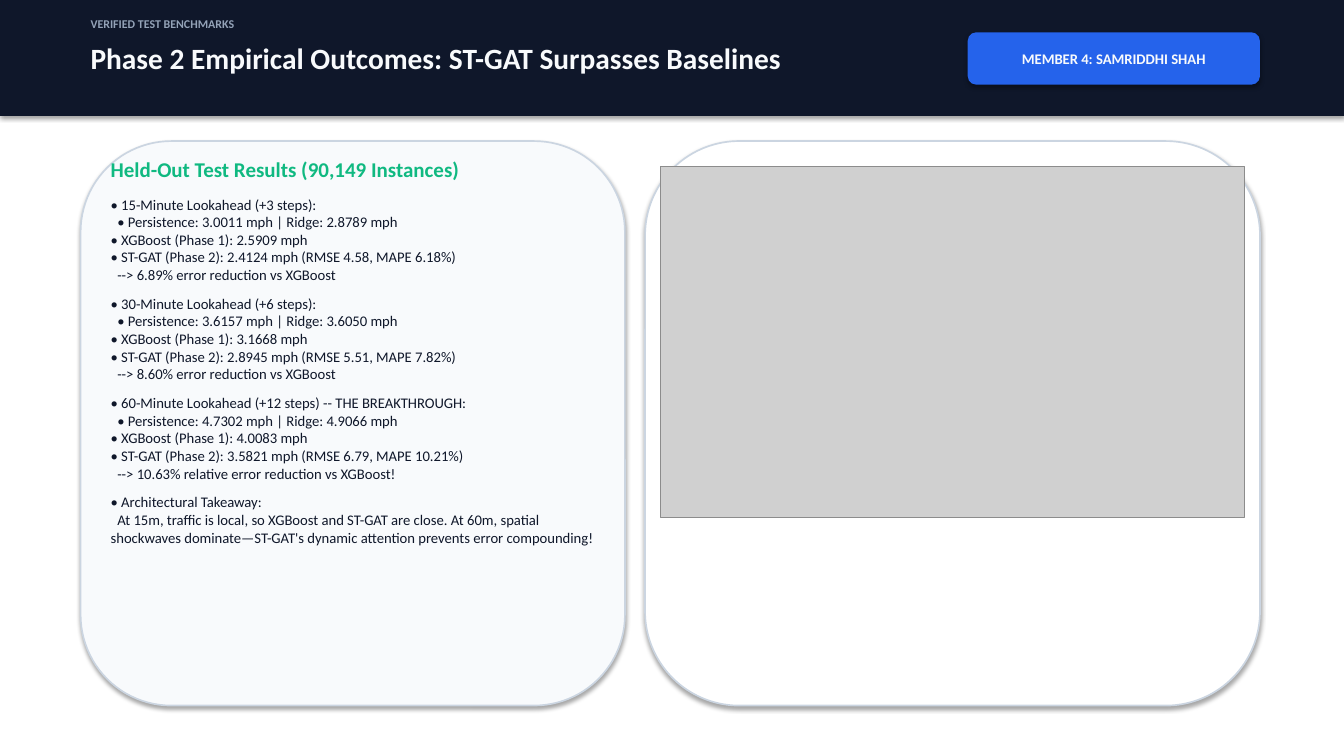
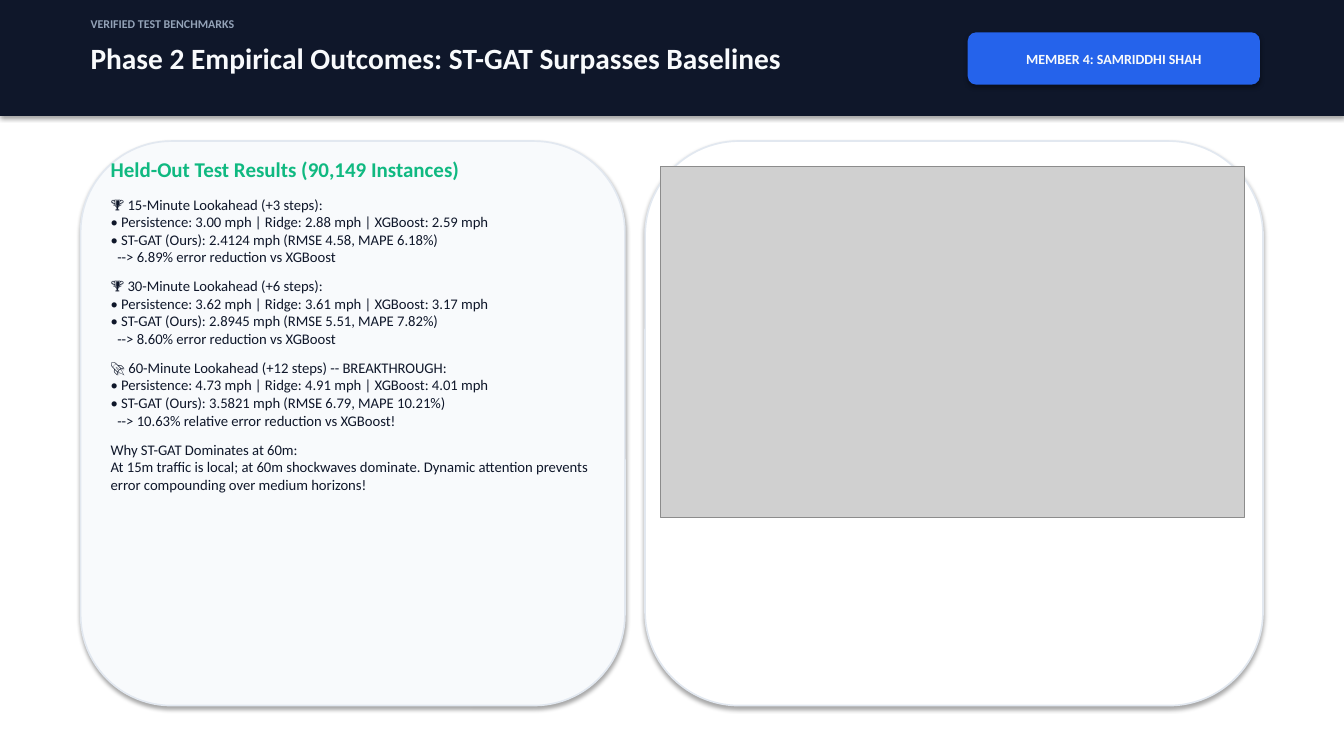
Before and after one commit to Ankit35027/AML_-PROJECT_PHASE-1, a slide deck: slide 7 of imp_DOCS/Phase2_ST_GAT_Presentation.pptx. Drawn at 1344x756 pixels with LibreOffice and Linux fonts; fonts in the diff are those of the drawing; grey boxes stand for pictures. Boxes give left, top, right and bottom in pixels: in the first picture for what was removed or moved away, otherwise in the second. Text is boxed around its words. In the diff, an @@ line names an element or a change of style, - is before the commit and + after.

Commit message:
[samriddhi-techy] style(presentation): streamline deck to punchy visual cards, remove long text walls, and update Hinglish script

```diff
--- a/imp_DOCS/Phase2_ST_GAT_Presentation.pptx
+++ b/imp_DOCS/Phase2_ST_GAT_Presentation.pptx
@@ rounded rectangle "MEMBER 4: SAMRIDDHI SHAH" at (968,32,1260,85): size 10.5 to 10 pt @@
@@ rounded rectangle at (81,141,625,706): outline #CBD5E1 1.2 pt to #E2E8F0 1.2 pt @@
@@ rounded rectangle at (645,141,1263,706): outline #CBD5E1 1.2 pt to #E2E8F0 1.2 pt @@
@@ text at (111,199,588,493): text changed @@
-• 15-Minute Lookahead (+3 steps):
-• Persistence: 3.0011 mph | Ridge: 2.8789 mph
-• XGBoost (Phase 1): 2.5909 mph
-• ST-GAT (Phase 2): 2.4124 mph (RMSE 4.58, MAPE 6.18%)
---> 6.89% error reduction vs XGBoost
-• 30-Minute Lookahead (+6 steps):
-• Persistence: 3.6157 mph | Ridge: 3.6050 mph
-• XGBoost (Phase 1): 3.1668 mph
-• ST-GAT (Phase 2): 2.8945 mph (RMSE 5.51, MAPE 7.82%)
---> 8.60% error reduction vs XGBoost
-• 60-Minute Lookahead (+12 steps) -- THE BREAKTHROUGH:
-• Persistence: 4.7302 mph | Ridge: 4.9066 mph
-• XGBoost (Phase 1): 4.0083 mph
-• ST-GAT (Phase 2): 3.5821 mph (RMSE 6.79, MAPE 10.21%)
---> 10.63% relative error reduction vs XGBoost!
-• Architectural Takeaway:
-At 15m, traffic is local, so XGBoost and ST-GAT are close. At 60m, spatial shockwaves dominate—ST-GAT's dynamic attention prevents error compounding!
+🏆 15-Minute Lookahead (+3 steps):
+• Persistence: 3.00 mph | Ridge: 2.88 mph | XGBoost: 2.59 mph
+• ST-GAT (Ours): 2.4124 mph (RMSE 4.58, MAPE 6.18%)
+--> 6.89% error reduction vs XGBoost
+🏆 30-Minute Lookahead (+6 steps):
+• Persistence: 3.62 mph | Ridge: 3.61 mph | XGBoost: 3.17 mph
+• ST-GAT (Ours): 2.8945 mph (RMSE 5.51, MAPE 7.82%)
+--> 8.60% error reduction vs XGBoost
+🚀 60-Minute Lookahead (+12 steps) -- BREAKTHROUGH:
+• Persistence: 4.73 mph | Ridge: 4.91 mph | XGBoost: 4.01 mph
+• ST-GAT (Ours): 3.5821 mph (RMSE 6.79, MAPE 10.21%)
+--> 10.63% relative error reduction vs XGBoost!
+Why ST-GAT Dominates at 60m:
+At 15m traffic is local; at 60m shockwaves dominate. Dynamic attention prevents error compounding over medium horizons!
```
Also in this commit, not shown: 8 other slides changed, 2 other files.
